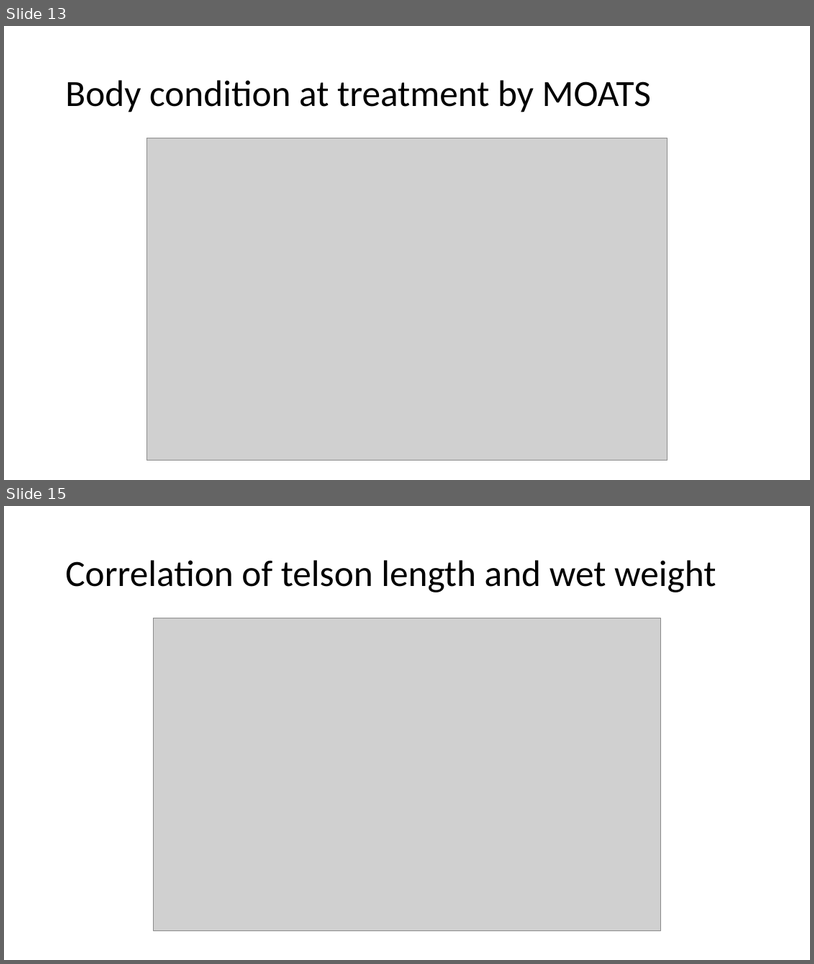
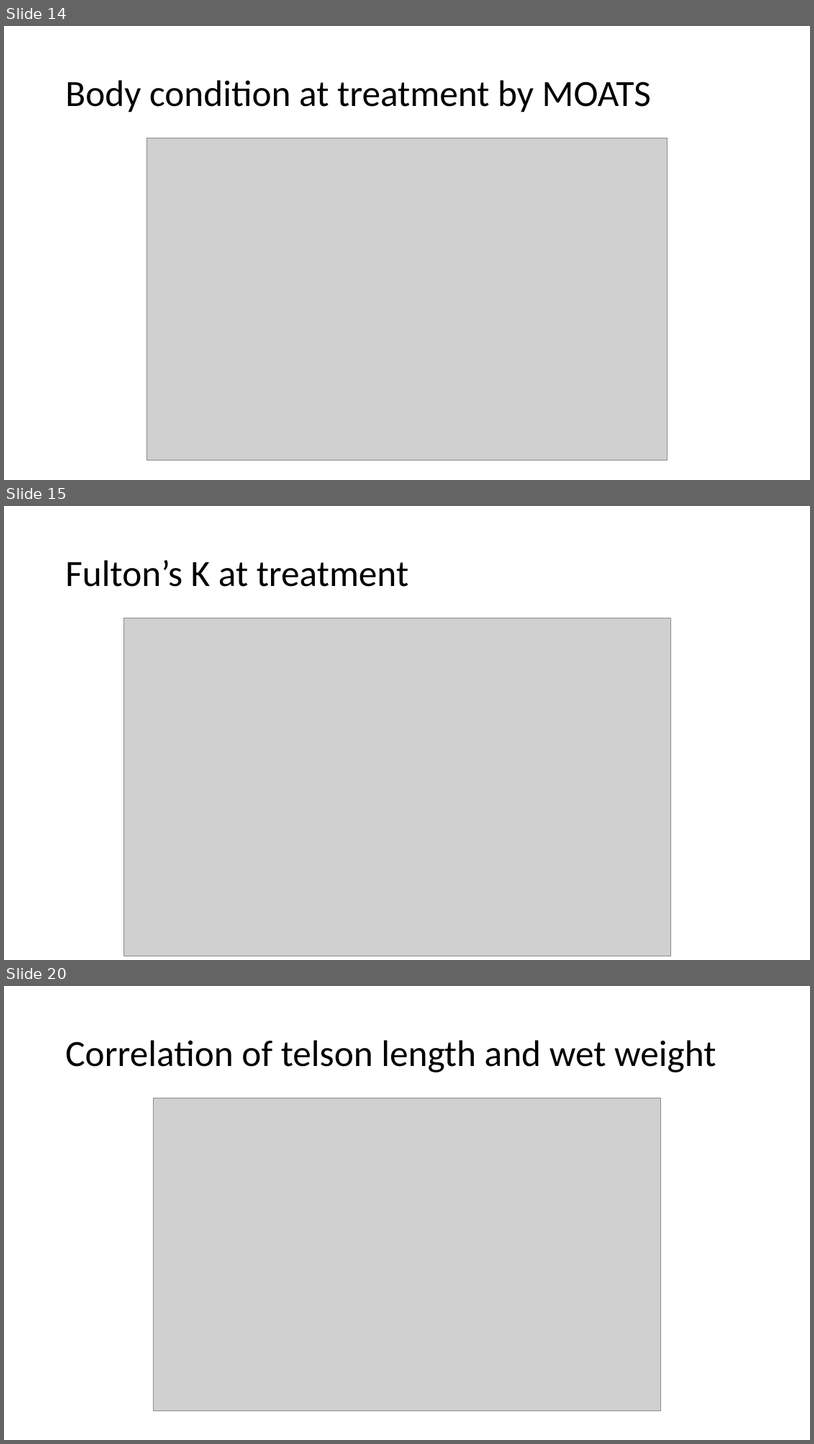
Before and after one commit to NWFSC-OA-lab/krill_size_2019, a slide deck: Krill size plots.pptx. Shown one above the other, each under a label of ours: slides 13 and 15 before the commit, slides 14, 15 and 20 after it; the slides between them are not shown. The pictures are 814x964 and 814x1444 pixels, drawn with LibreOffice and Linux fonts; fonts in the diff are those of the drawing; grey boxes stand for pictures. Boxes give left, top, right and bottom in pixels: in the first picture for what was removed or moved away, otherwise in the second. Text is boxed around its words. In the diff, an @@ line names an element or a change of style, - is before the commit and + after.

Commit message:
Fully updated Fulton's K stats

```diff
--- a/Krill size plots.pptx
+++ b/Krill size plots.pptx
@@ slide 15 added at (4, 506, 810, 960), background #FFFFFF @@
@@ title added at (65, 560, 409, 587), 44 pt, text #000000 @@
+Fulton’s K at treatment
@@ picture added at (124, 618, 671, 955) @@
@@ what was slide 13 is now slide 14 @@
@@ what was slide 15 is now slide 20 @@
```
Also in this commit, not shown: 2 slides changed, 9 other slides added, 2 other files.
